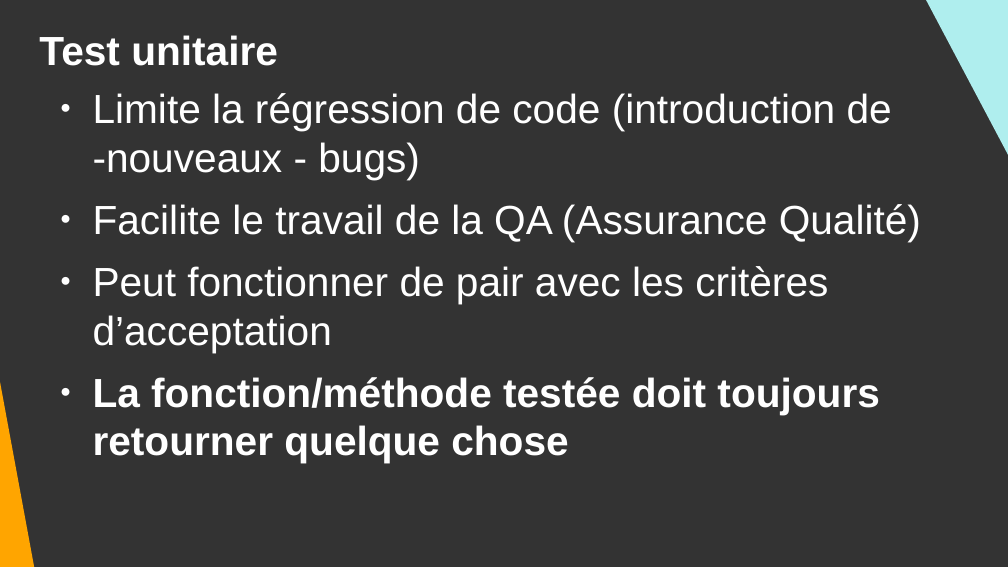
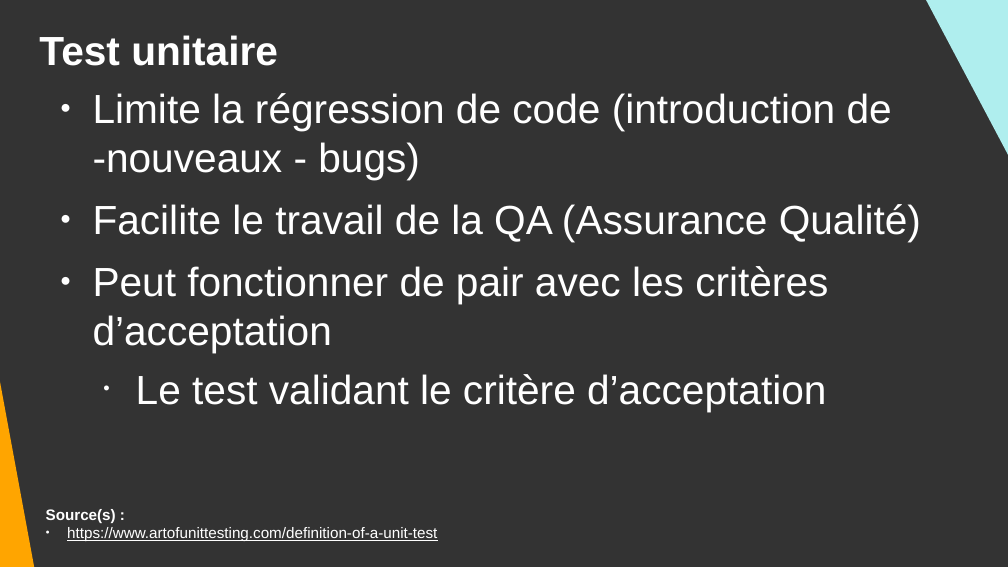
Before and after one commit to DanYellow/cours, a slide deck: slide 8 of developpement-front-s5/travaux-pratiques/numero-1/presentation.odp. Drawn at 1008x567 pixels with LibreOffice and Linux fonts; fonts in the diff are those of the drawing. Boxes give left, top, right and bottom in pixels: in the first picture for what was removed or moved away, otherwise in the second. Text is boxed around its words. In the diff, an @@ line names an element or a change of style, - is before the commit and + after.

```diff
--- a/developpement-front-s5/travaux-pratiques/numero-1/presentation.odp
+++ b/developpement-front-s5/travaux-pratiques/numero-1/presentation.odp
@@ text at <box>136,374,826,412</box>: text changed; bold off @@
-● La fonction/méthode testée doit toujours retourner quelque chose
+  • Le test validant le critère d’acceptation
@@ text added at <box>46,509,437,541</box>, 12 pt, text #FFFFFF, underline @@
+Source(s) :
+● https://www.artofunittesting.com/definition-of-a-unit-test
```
Also in this commit, not shown: 25 other slides changed, 20 slides added, 7 other files.
